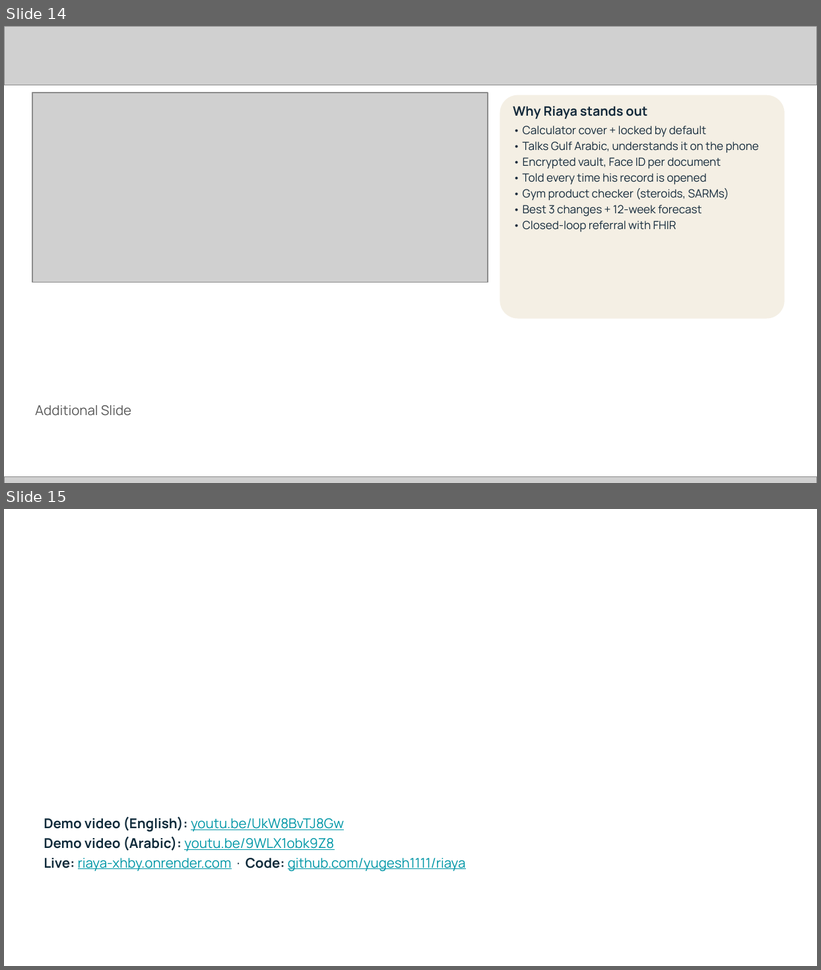
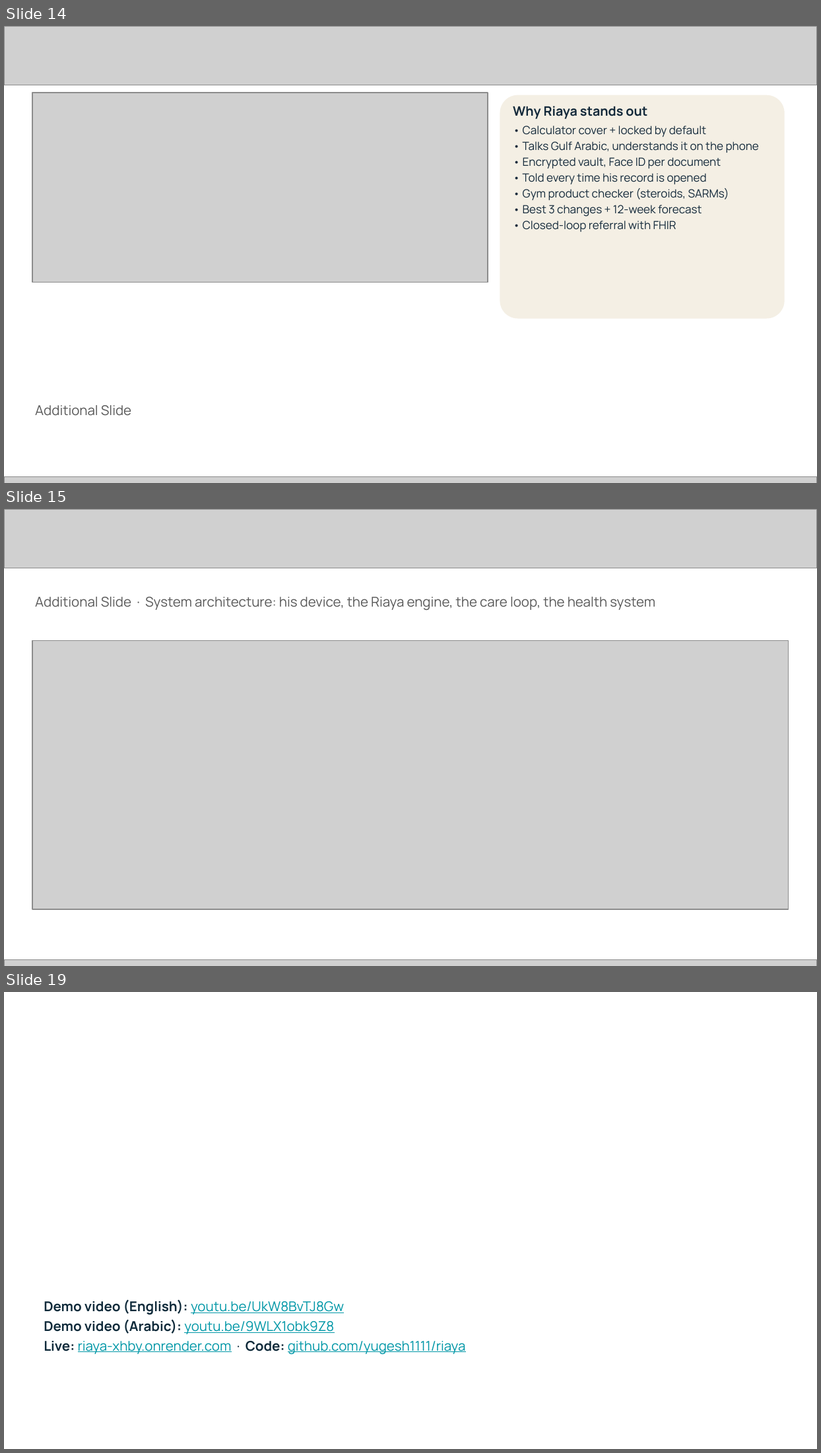
Before and after one commit to yugesh1111/riaya, a slide deck: docs/Riaya_Submission.pptx. Shown one above the other, each under a label of ours: slides 14 and 15 before the commit, slides 14, 15 and 19 after it; the slides between them are not shown. The pictures are 821x970 and 821x1453 pixels, drawn with LibreOffice and Linux fonts; fonts in the diff are those of the drawing; grey boxes stand for pictures; background and template pictures are left out. Boxes give left, top, right and bottom in pixels: in the first picture for what was removed or moved away, otherwise in the second. Text is boxed around its words. In the diff, an @@ line names an element or a change of style, - is before the commit and + after.

```diff
--- a/docs/Riaya_Submission.pptx
+++ b/docs/Riaya_Submission.pptx
@@ slide 15 added at (4,509,817,966), background #FFFFFF @@
@@ picture added at (4,509,817,568) @@
@@ text added at (35,597,655,610), 12 pt, text #595959 @@
+Additional Slide · System architecture: his device, the Riaya engine, the care loop, the health system
@@ picture added at (32,641,789,910) @@
@@ picture added at (4,960,817,966) @@
@@ what was slide 15 is now slide 19 @@
```
Also in this commit, not shown: 1 slide changed, 3 other slides added, 1 other file.
